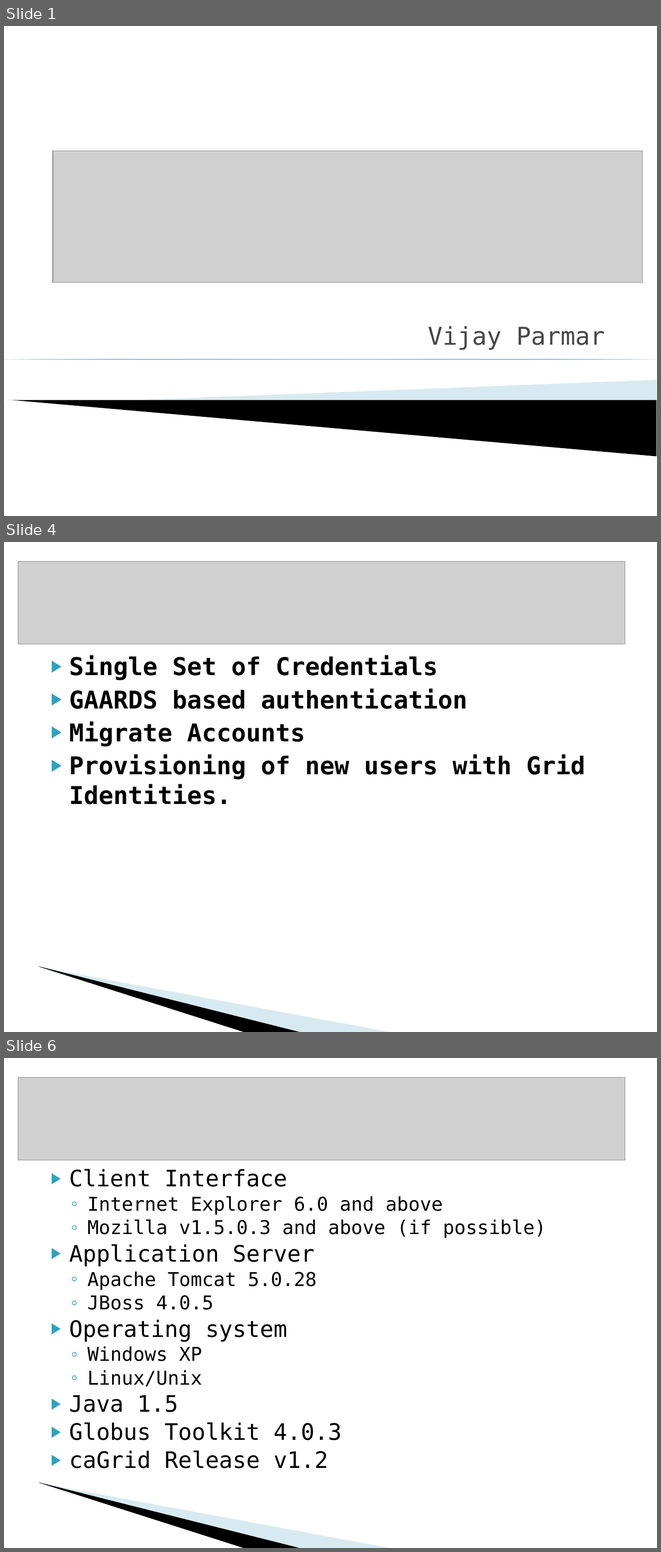
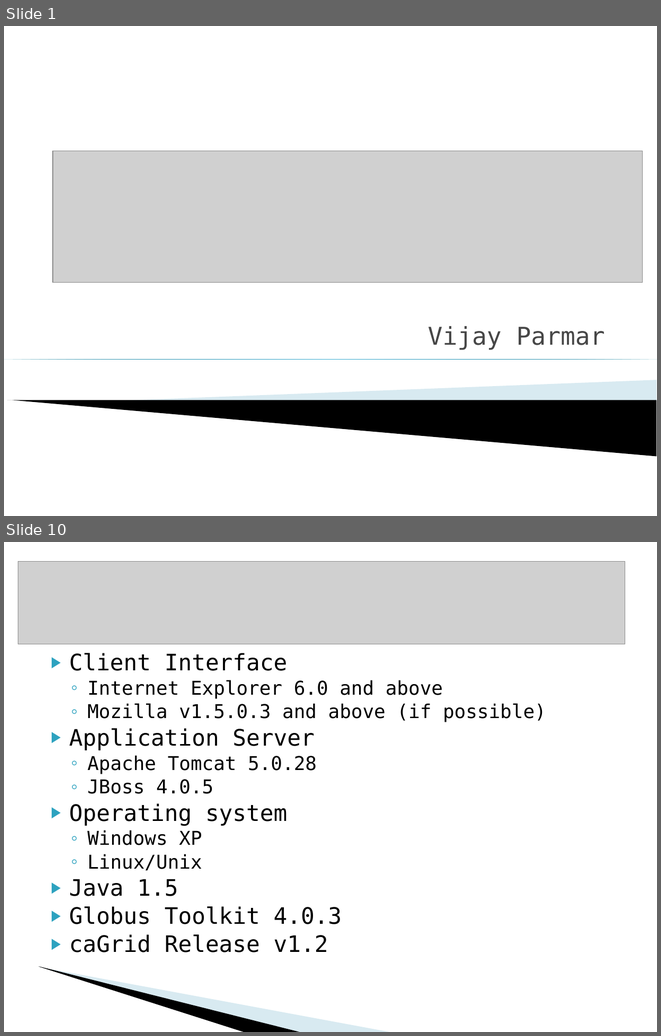
Before and after one commit to CBIIT/common-security-module-docs, a slide deck: CSM v4.1/Development/Design/CSM GAARDS Migration Module Presentation caGrid Users List 10-18-2008.ppt. Shown one above the other, each under a label of ours: slides 1, 4 and 6 before the commit, slides 1 and 10 after it; the slides between them are not shown. The pictures are 661x1552 and 661x1036 pixels, drawn with LibreOffice and Linux fonts; fonts in the diff are those of the drawing; grey boxes stand for pictures; background and template pictures are left out. Boxes give left, top, right and bottom in pixels: in the first picture for what was removed or moved away, otherwise in the second. Text is boxed around its words. In the diff, an @@ line names an element or a change of style, - is before the commit and + after.

```diff
--- a/CSM v4.1/Development/Design/CSM GAARDS Migration Module Presentation caGrid Users List 10-18-2008.ppt
+++ b/CSM v4.1/Development/Design/CSM GAARDS Migration Module Presentation caGrid Users List 10-18-2008.ppt
@@ slide 4 removed at (4,542,657,1032), background #FFFFFF; not listed: 2 template elements that a slide beside it also shows @@
@@ picture removed at (18,561,624,644) @@
@@ text removed at (69,655,585,804) @@
-▶ Single Set of Credentials
-▶ GAARDS based authentication
-▶ Migrate Accounts
-▶ Provisioning of new users with Grid Identities.
@@ what was slide 6 is now slide 10 @@
```
Also in this commit, not shown: 6 slides changed, 4 slides added.
